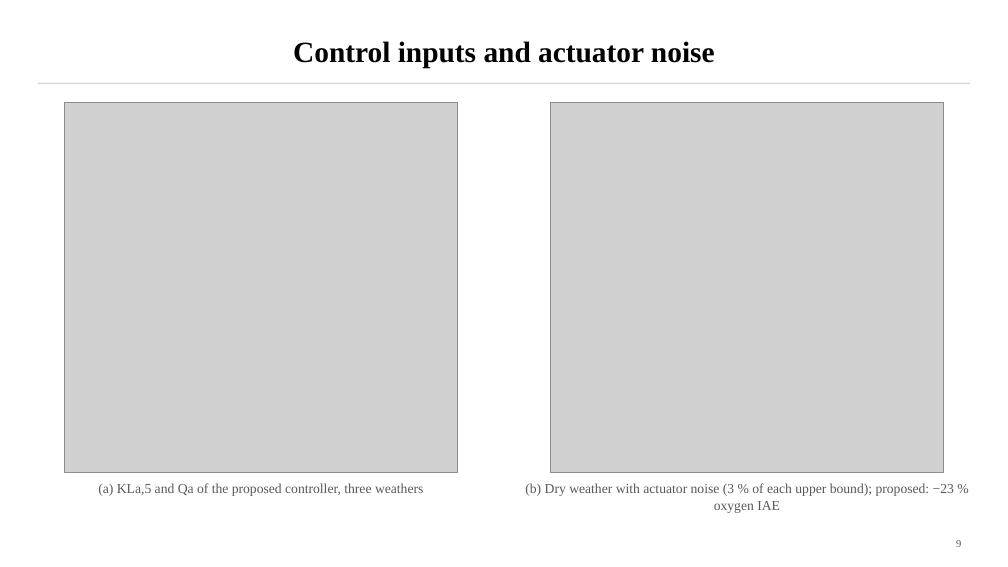
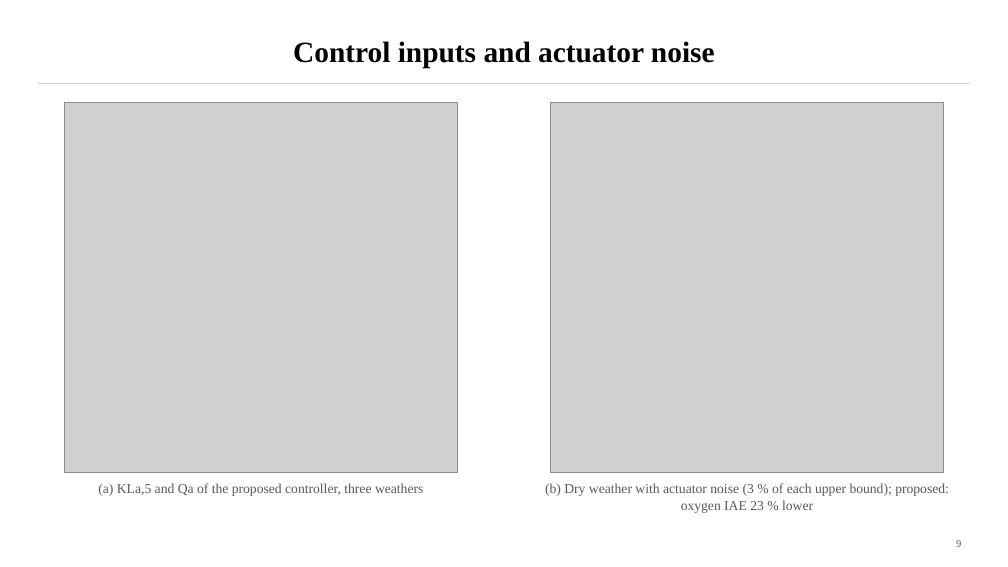
Before and after one commit to Amritha902/water_resource, a slide deck: slide 9 of docs/Paper1_Deck.pptx. Drawn at 1008x567 pixels with LibreOffice and Linux fonts; fonts in the diff are those of the drawing; grey boxes stand for pictures. Boxes give left, top, right and bottom in pixels: in the first picture for what was removed or moved away, otherwise in the second. Text is boxed around its words. In the diff, an @@ line names an element or a change of style, - is before the commit and + after.

```diff
--- a/docs/Paper1_Deck.pptx
+++ b/docs/Paper1_Deck.pptx
@@ text at (x1=545, y1=483, x2=949, y2=513): text changed @@
-(b) Dry weather with actuator noise (3 % of each upper bound); proposed: −23 % oxygen IAE
+(b) Dry weather with actuator noise (3 % of each upper bound); proposed: oxygen IAE 23 % lower
```
Also in this commit, not shown: 5 other slides changed, 19 other files.
